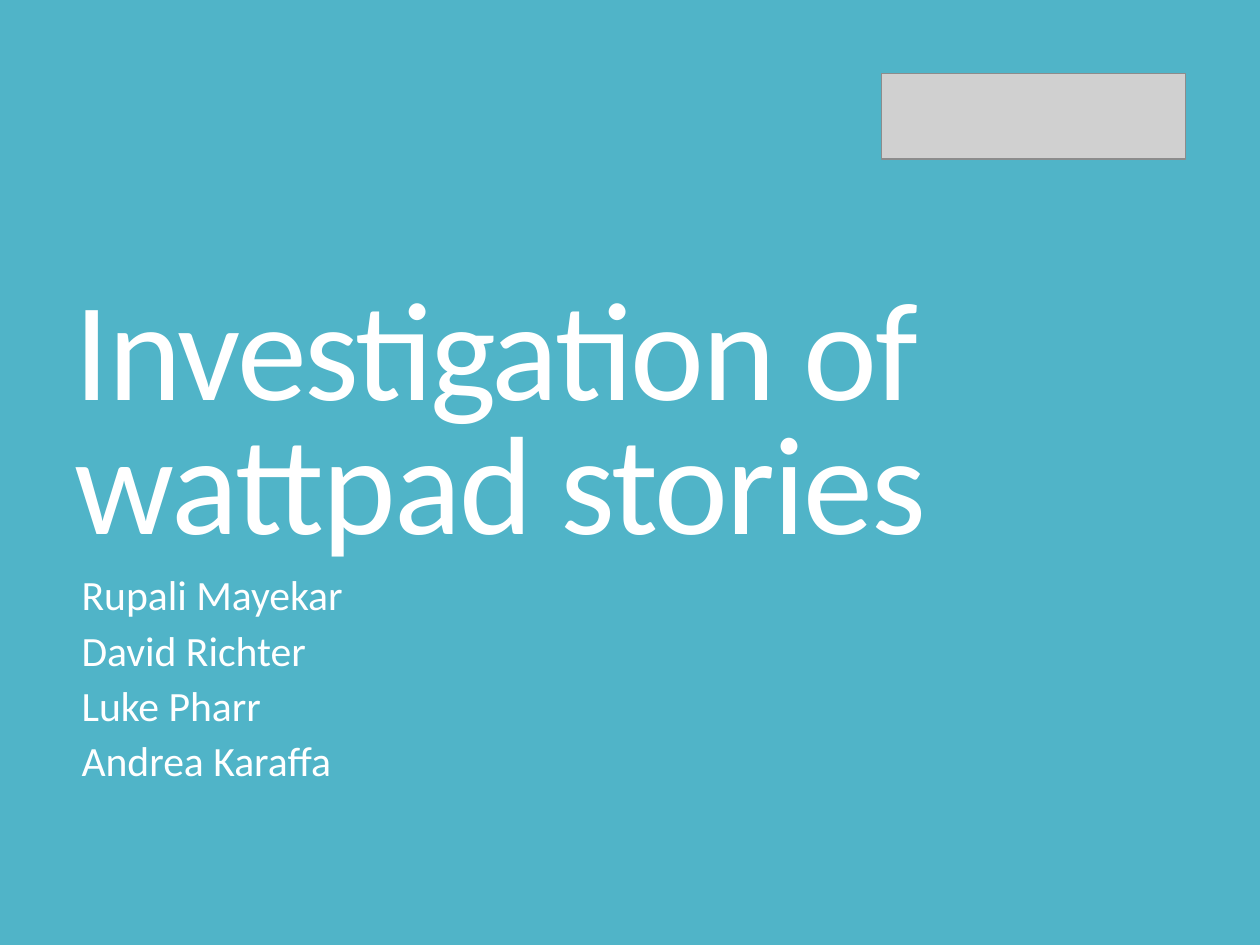
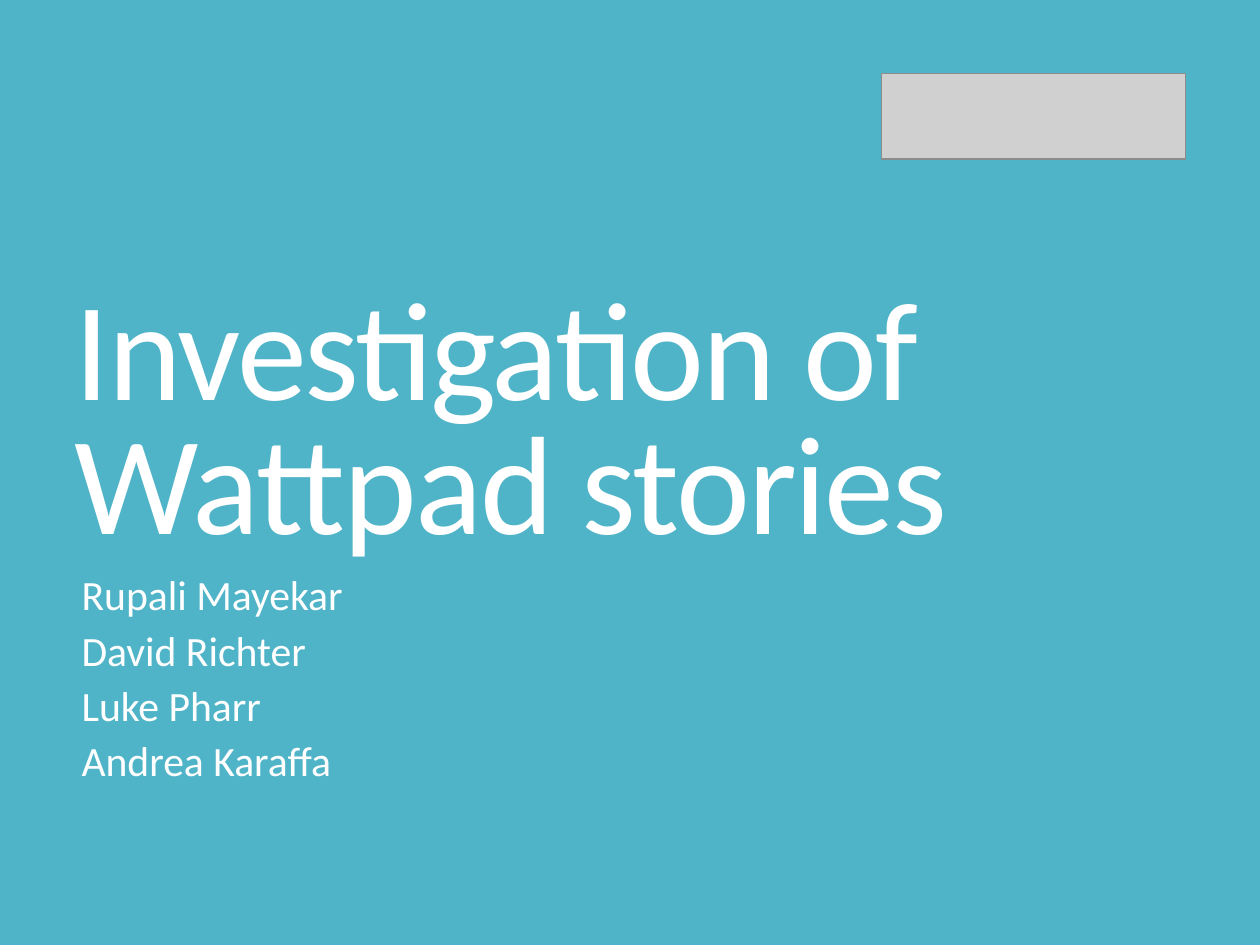
Before and after one commit to rupalimayekar/ProjectWattpad, a slide deck: slide 1 of WattpadPrez.pptx. Drawn at 1260x945 pixels with LibreOffice and Linux fonts; fonts in the diff are those of the drawing; grey boxes stand for pictures. Boxes give left, top, right and bottom in pixels: in the first picture for what was removed or moved away, otherwise in the second. Text is boxed around its words. In the diff, an @@ line names an element or a change of style, - is before the commit and + after.

```diff
--- a/WattpadPrez.pptx
+++ b/WattpadPrez.pptx
@@ title at (75,303,948,557): text changed @@
-Investigation of wattpad stories
+Investigation of Wattpad stories
```
Also in this commit, not shown: 7 other slides changed, 2 slides added, 1 slide removed, 19 other files.
